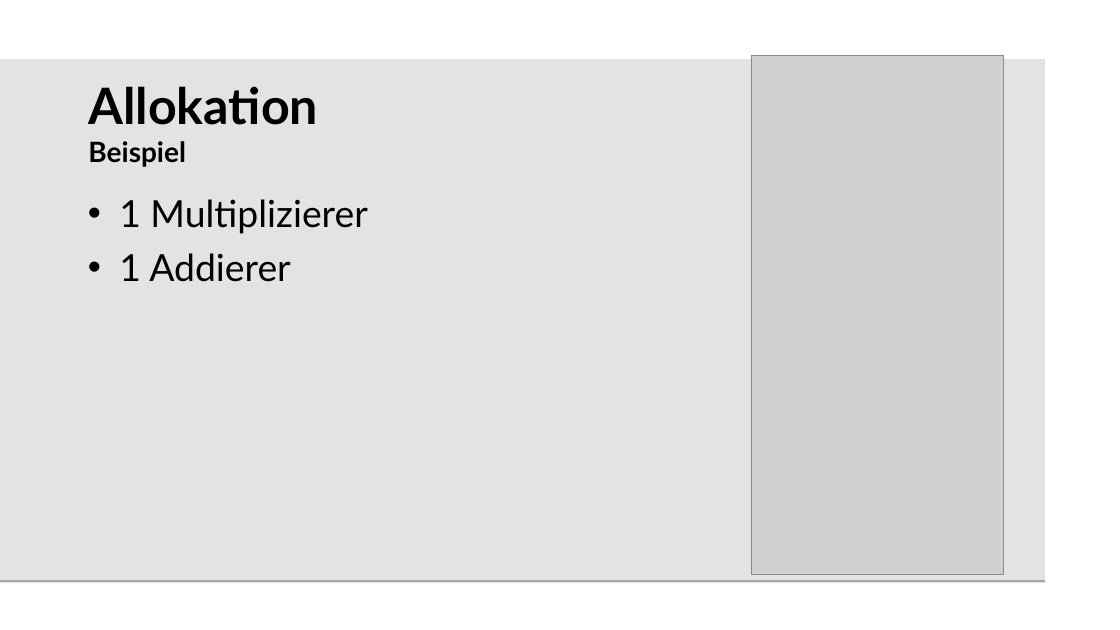
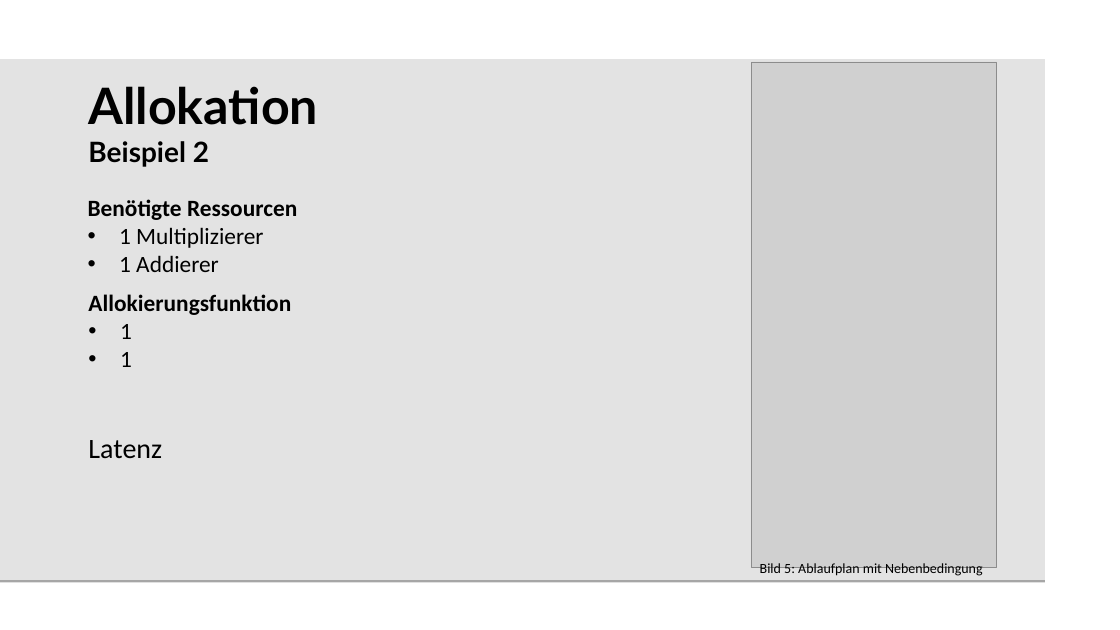
Before and after one commit to beLipinski/HW2, a slide deck: slide 8 of Presentation/Sharing and Binding for General Circuits.odp (slide 7 before the commit). Drawn at 1120x630 pixels with LibreOffice and Linux fonts; fonts in the diff are those of the drawing; grey boxes stand for pictures; background and template pictures are left out. Boxes give left, top, right and bottom in pixels: in the first picture for what was removed or moved away, otherwise in the second. Text is boxed around its words. In the diff, an @@ line names an element or a change of style, - is before the commit and + after.

```diff
--- a/Presentation/Sharing and Binding for General Circuits.odp
+++ b/Presentation/Sharing and Binding for General Circuits.odp
@@ text at [88, 86, 318, 167]: text changed @@
-Allokation
-Beispiel
+Allokation
+Beispiel 2
@@ picture: place and size @@
-picture at [752, 55, 1004, 575]
+picture at [752, 62, 997, 568]
@@ text at [88, 199, 297, 220]: paragraph added @@
+Benötigte Ressourcen
@@ text at [119, 227, 263, 272]: size 32 to 20 pt, font Lato to Calibri in "1 Multiplizierer", "1 Addierer"; less space between paragraphs @@
@@ text added at [88, 294, 291, 367], 20 pt, text #000000, bold @@
+Allokierungsfunktion
+• 1
+• 1
@@ text added at [88, 440, 162, 458], 24 pt, text #000000 @@
+Latenz
@@ text added at [760, 563, 983, 576], 12 pt, text #000000 @@
+Bild 5: Ablaufplan mit Nebenbedingung
```
Also in this commit, not shown: 5 other slides changed, 2 slides added, 1 other file.
